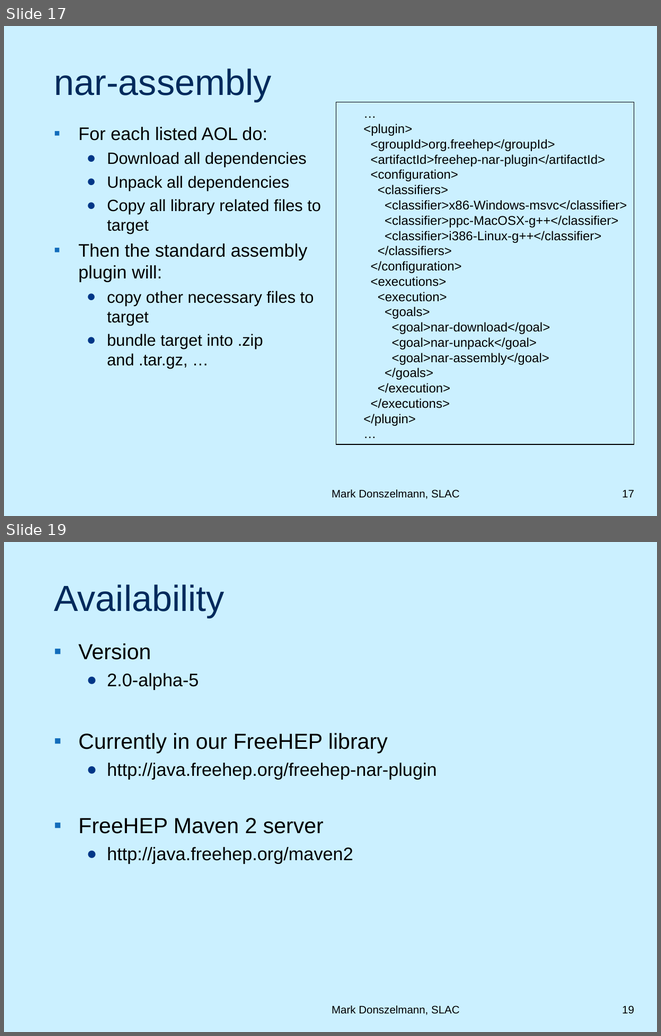
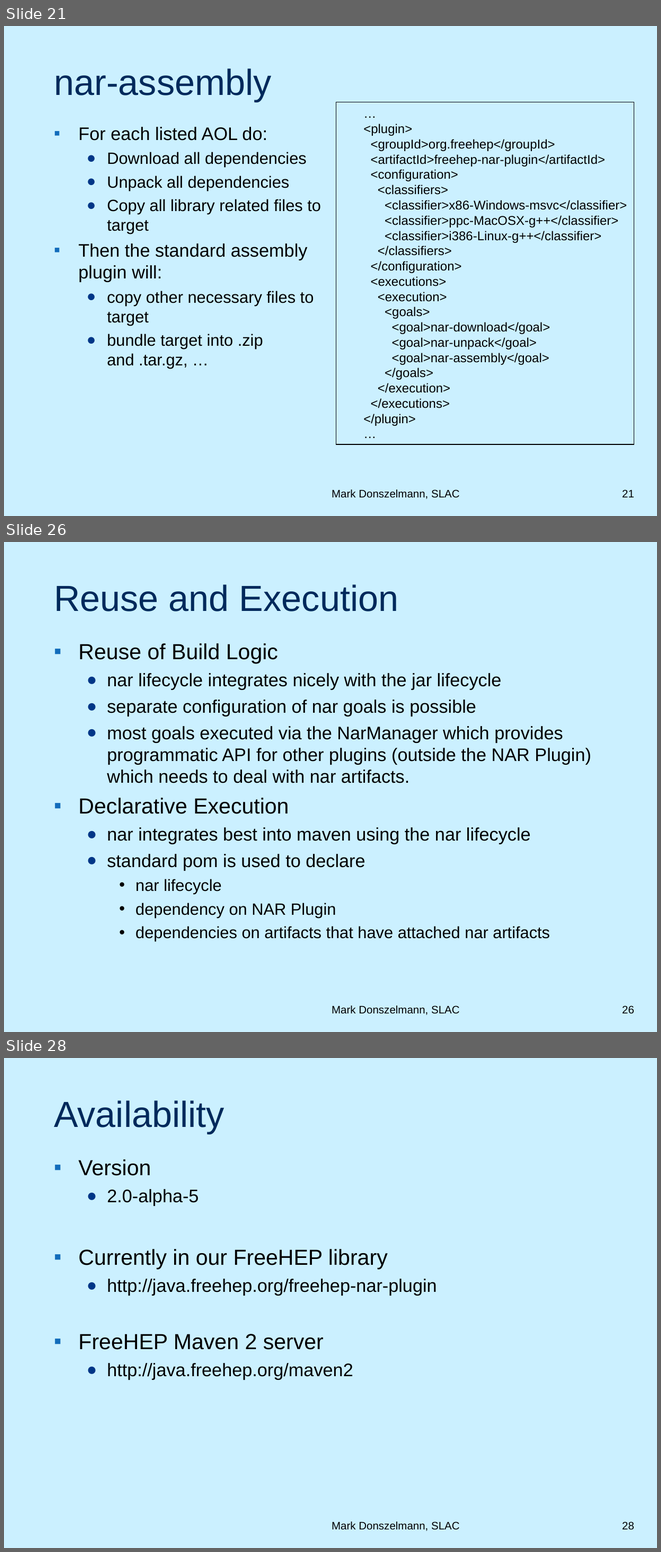
Before and after one commit to duns/freehep-nar-plugin, a slide deck: src/site/NARPlugin.ppt. Shown one above the other, each under a label of ours: slides 17 and 19 before the commit, slides 21, 26 and 28 after it; the slides between them are not shown. The pictures are 661x1036 and 661x1552 pixels, drawn with LibreOffice and Linux fonts; fonts in the diff are those of the drawing; background and template pictures are left out. Boxes give left, top, right and bottom in pixels: in the first picture for what was removed or moved away, otherwise in the second. Text is boxed around its words. In the diff, an @@ line names an element or a change of style, - is before the commit and + after.

```diff
--- a/src/site/NARPlugin.ppt
+++ b/src/site/NARPlugin.ppt
@@ slide 26 added at (x1=4, y1=542, x2=657, y2=1032), background picture (left out) @@
@@ title added at (x1=54, y1=584, x2=398, y2=611), 40 pt, text #00295B @@
+Reuse and Execution
@@ text added at (x1=78, y1=643, x2=591, y2=941), 20 pt, text #000000 @@
+▪ Reuse of Build Logic
+  ● nar lifecycle integrates nicely with the jar lifecycle
+  ● separate configuration of nar goals is possible
+  ● most goals executed via the NarManager which provides programmatic API for other plugins (outside the NAR Plugin) which needs to deal with nar artifacts.
+▪ Declarative Execution
+  ● nar integrates best into maven using the nar lifecycle
+  ● standard pom is used to declare
+    • nar lifecycle
+    • dependency on NAR Plugin
+    • dependencies on artifacts that have attached nar artifacts
@@ text added at (x1=332, y1=1005, x2=460, y2=1015), 12 pt, text #000000 @@
+Mark Donszelmann, SLAC
@@ page number added at (x1=622, y1=1005, x2=634, y2=1014), 12 pt, text #000000 @@
+26
@@ what was slide 17 is now slide 21 @@
@@ page number at (x1=622, y1=489, x2=634, y2=497): text changed @@
-17
+21
@@ what was slide 19 is now slide 28 @@
@@ page number at (x1=622, y1=1521, x2=634, y2=1530): text changed @@
-19
+28
```
Also in this commit, not shown: 11 slides changed, 9 other slides added, 1 other file.
